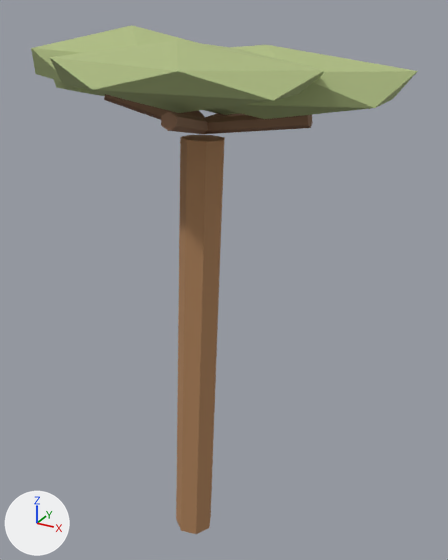
The glTF model assets/visual/generated/environment/savanna_02.glb: old version first, new version second.
Both versions are drawn from a camera (50 mm lens) standing at (2.28, -3.58, 4.21) and looking at (0.12, 0.33, 2.25). Lighting does not change. The marker at lower left points along +X, +Y and +Z. The picture after the commit comes second. Vertices at exactly the same position are counted once.

The scene before the commit, as lines of its bpy script (objects in view):
```python
mat_bark_dark = principled_material('bark_dark')
mat_bark_dark.base_color = (0.26, 0.14, 0.08)  # brown #8b6950
mat_bark_dark.roughness = 0.82
mat_savanna_leaf = principled_material('savanna_leaf')
mat_savanna_leaf.base_color = (0.42, 0.5, 0.22)  # green #adbc81
mat_savanna_leaf.roughness = 0.82
mat_trunk = principled_material('trunk')
mat_trunk.base_color = (0.42, 0.22, 0.1)  # brown #ad8159
mat_trunk.roughness = 0.82
me_cylinder_029 = bpy.data.meshes.new('Cylinder.029')
me_cylinder_029.from_pydata(...)  # 146 vertices, 248 faces; spans x -1.37..1.46, y -0.65..1.02, z -0.01..4.1
# faces by material slot: [28, 120, 100]
me_cylinder_029.materials.append(mat_trunk)  # brown #ad8159
me_cylinder_029.materials.append(mat_bark_dark)  # brown #8b6950
me_cylinder_029.materials.append(mat_savanna_leaf)  # green #adbc81
ob_savanna_02 = bpy.data.objects.new('savanna_02', me_cylinder_029)
ob_savanna_02.location = (0.0, 0.0, 0.0)
```
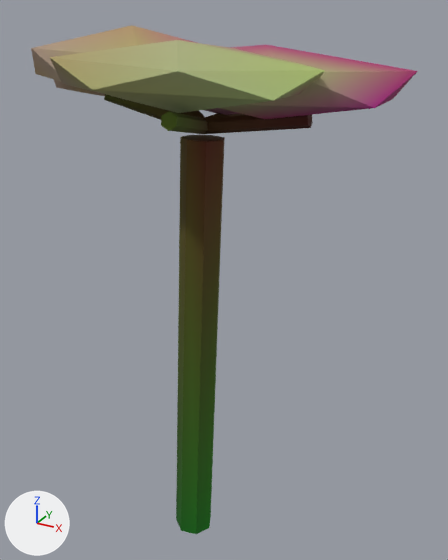
The change, as a diff of the scene's bpy script:
```diff
--- a/assets/visual/generated/environment/savanna_02.glb.py
+++ b/assets/visual/generated/environment/savanna_02.glb.py
@@ mat_trunk @@
 n0 = _N.new('ShaderNodeBsdfPrincipled'); n0.name = 'Principled BSDF'
-n0.inputs[0].default_value = (0.42, 0.22, 0.1, 1.0)  # 'Base Color', brown #ad8159
 n0.inputs[2].default_value = 0.82  # 'Roughness'
 n1 = _N.new('ShaderNodeOutputMaterial'); n1.name = 'Material Output'
+n2 = _N.new('ShaderNodeMix'); n2.name = 'Mix'
+n2.data_type = 'RGBA'
+n2.blend_type = 'MULTIPLY'
+n2.inputs[0].default_value = 1.0  # 'Factor'
+n2.inputs[7].default_value = (0.42, 0.22, 0.1, 1.0)  # 'B', brown #ad8159
+n3 = _N.new('ShaderNodeVertexColor'); n3.name = 'Color Attribute'
 _L.new(n0.outputs[0], n1.inputs[0])  # 'BSDF' to 'Surface'
+_L.new(n2.outputs[2], n0.inputs[0])  # 'Result' to 'Base Color'
+_L.new(n3.outputs[0], n2.inputs[6])  # 'Color' to 'A'
@@ mat_bark_dark @@
 n0 = _N.new('ShaderNodeBsdfPrincipled'); n0.name = 'Principled BSDF'
-n0.inputs[0].default_value = (0.26, 0.14, 0.08, 1.0)  # 'Base Color', brown #8b6950
 n0.inputs[2].default_value = 0.82  # 'Roughness'
 n1 = _N.new('ShaderNodeOutputMaterial'); n1.name = 'Material Output'
+n2 = _N.new('ShaderNodeMix'); n2.name = 'Mix'
+n2.data_type = 'RGBA'
+n2.blend_type = 'MULTIPLY'
+n2.inputs[0].default_value = 1.0  # 'Factor'
+n2.inputs[7].default_value = (0.26, 0.14, 0.08, 1.0)  # 'B', brown #8b6950
+n3 = _N.new('ShaderNodeVertexColor'); n3.name = 'Color Attribute'
 _L.new(n0.outputs[0], n1.inputs[0])  # 'BSDF' to 'Surface'
+_L.new(n2.outputs[2], n0.inputs[0])  # 'Result' to 'Base Color'
+_L.new(n3.outputs[0], n2.inputs[6])  # 'Color' to 'A'
@@ mat_savanna_leaf @@
 n0 = _N.new('ShaderNodeBsdfPrincipled'); n0.name = 'Principled BSDF'
-n0.inputs[0].default_value = (0.42, 0.5, 0.22, 1.0)  # 'Base Color', green #adbc81
 n0.inputs[2].default_value = 0.82  # 'Roughness'
 n1 = _N.new('ShaderNodeOutputMaterial'); n1.name = 'Material Output'
+n2 = _N.new('ShaderNodeMix'); n2.name = 'Mix'
+n2.data_type = 'RGBA'
+n2.blend_type = 'MULTIPLY'
+n2.inputs[0].default_value = 1.0  # 'Factor'
+n2.inputs[7].default_value = (0.42, 0.5, 0.22, 1.0)  # 'B', green #adbc81
+n3 = _N.new('ShaderNodeVertexColor'); n3.name = 'Color Attribute'
 _L.new(n0.outputs[0], n1.inputs[0])  # 'BSDF' to 'Surface'
+_L.new(n2.outputs[2], n0.inputs[0])  # 'Result' to 'Base Color'
+_L.new(n3.outputs[0], n2.inputs[6])  # 'Color' to 'A'
@@ me_cylinder_029 @@
 me_cylinder_029.from_pydata(...)  # 146 vertices, 248 faces; spans x -1.37..1.46, y -0.65..1.02, z -0.01..4.1
 # used by ob_savanna_02; location = (0.0, 0.0, 0.0)
+# me_cylinder_029 part 1: vertex colours changed
 me_cylinder_029.materials.append(mat_trunk)
```

Where the change shows, as pixel boxes (x1, y1, x2, y2) in the pictures (448 x 560 px):
'savanna_02', recoloured (darker)
    both: (31, 25, 417, 534)
